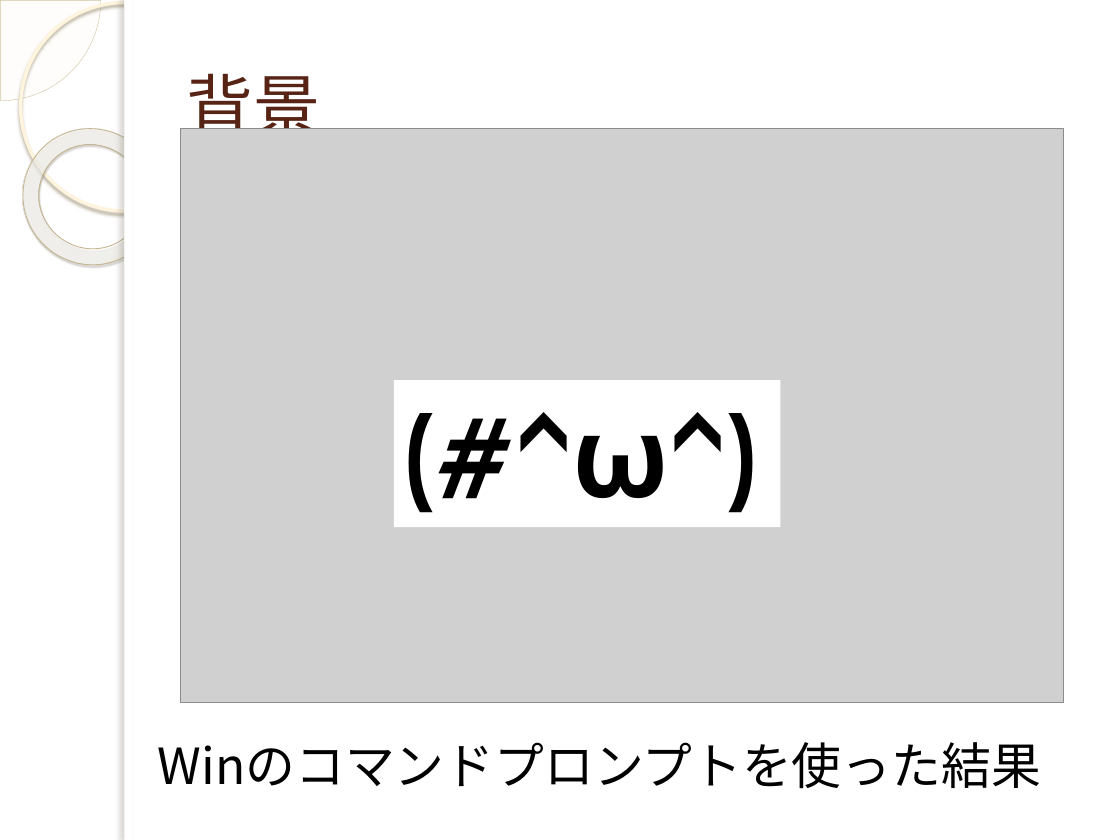
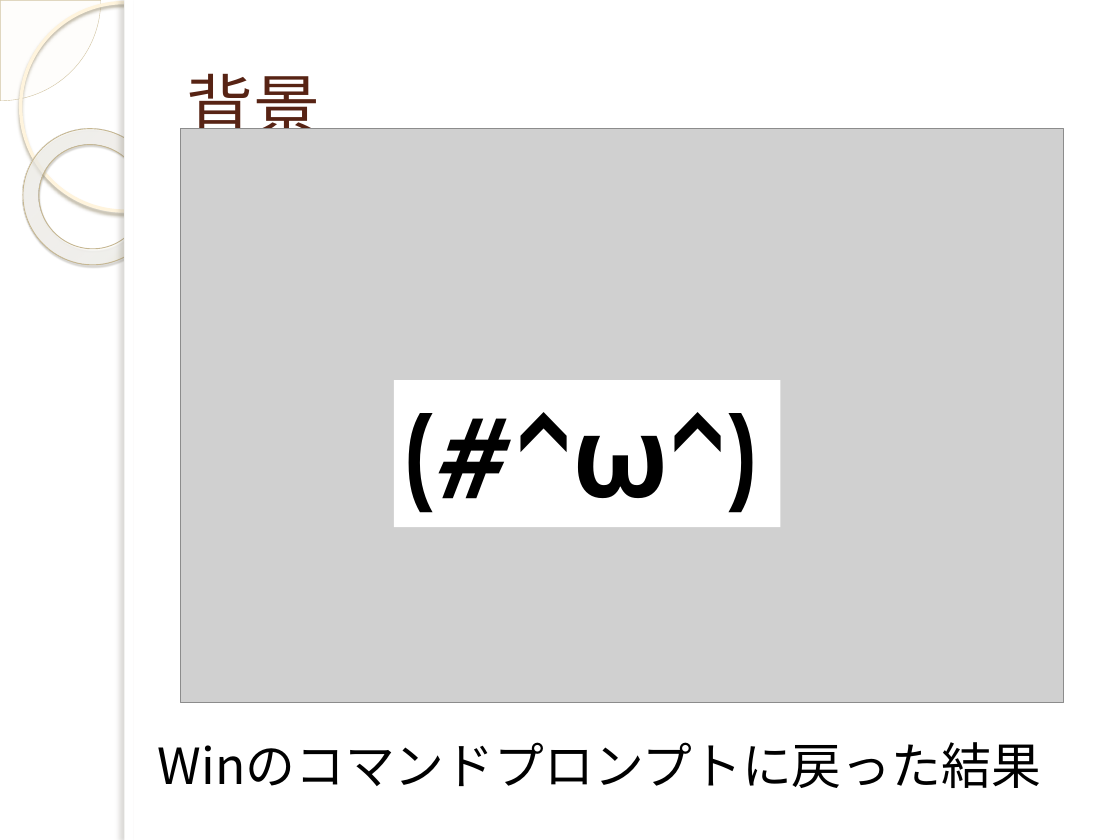
Before and after one commit to yuridonus/FEstudy, a slide deck: slide 8 of vimmer.pptx (slide 7 before the commit). Drawn at 1120x840 pixels with LibreOffice and Linux fonts; fonts in the diff are those of the drawing; grey boxes stand for pictures; background and template pictures are left out. Boxes give left, top, right and bottom in pixels: in the first picture for what was removed or moved away, otherwise in the second. Text is boxed around its words. In the diff, an @@ line names an element or a change of style, - is before the commit and + after.

```diff
--- a/vimmer.pptx
+++ b/vimmer.pptx
@@ text at <box>158,742,1041,788</box>: text changed @@
-Winのコマンドプロンプトを使った結果
+Winのコマンドプロンプトに戻った結果
```
Also in this commit, not shown: 10 other slides changed, 6 slides added.
